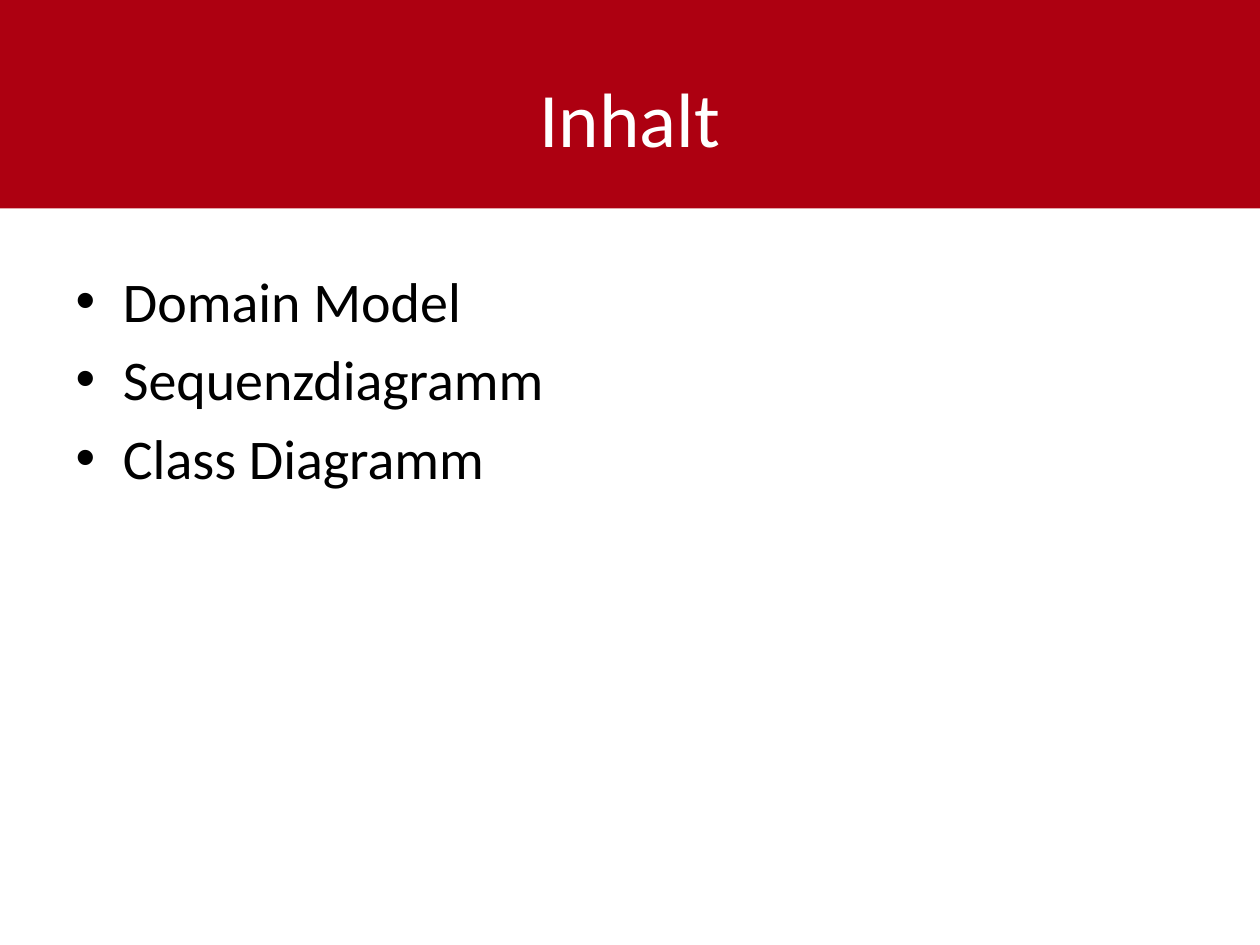
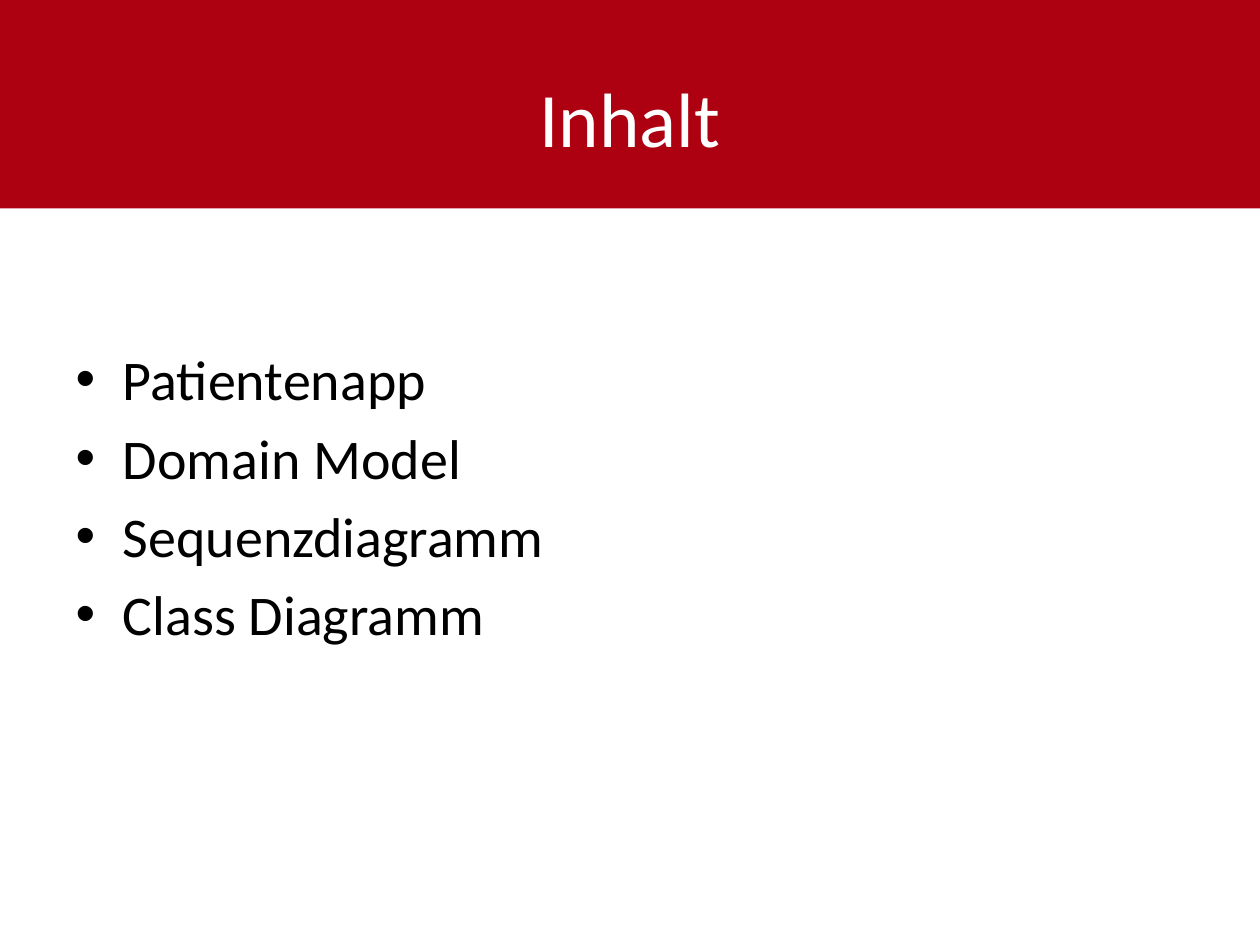
Before and after one commit to shylux/ch.bfh.bti7081.s2015.rot, a slide deck: slide 2 of doc/task07/design.pptx. Drawn at 1260x945 pixels with LibreOffice and Linux fonts; fonts in the diff are those of the drawing. Boxes give left, top, right and bottom in pixels: in the first picture for what was removed or moved away, otherwise in the second. Text is boxed around its words. In the diff, an @@ line names an element or a change of style, - is before the commit and + after.

```diff
--- a/doc/task07/design.pptx
+++ b/doc/task07/design.pptx
@@ text at (x1=123, y1=361, x2=426, y2=409): paragraph added @@
+• Patientenapp
```
Also in this commit, not shown: 6 other slides changed, 1 slide added, 2 other files.
